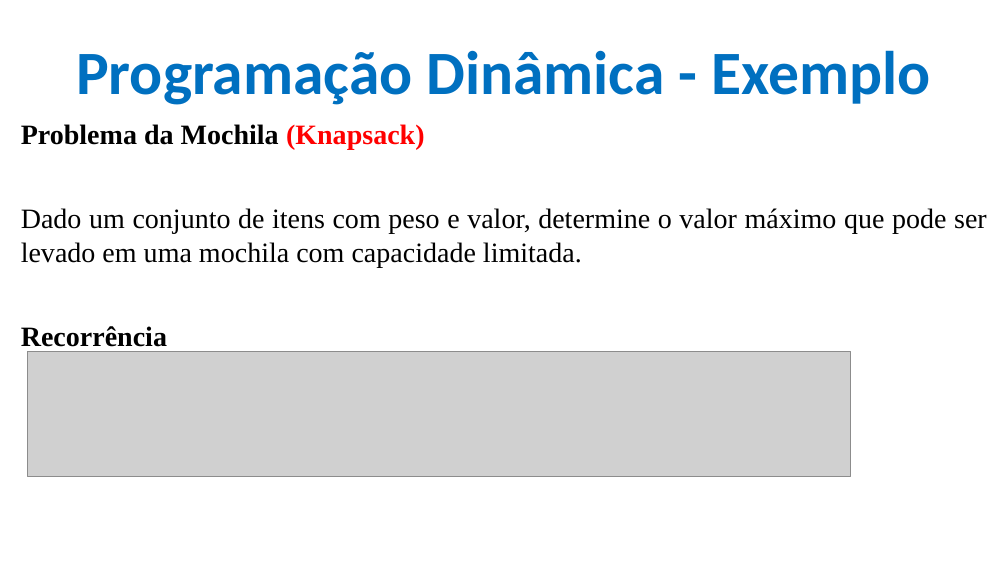
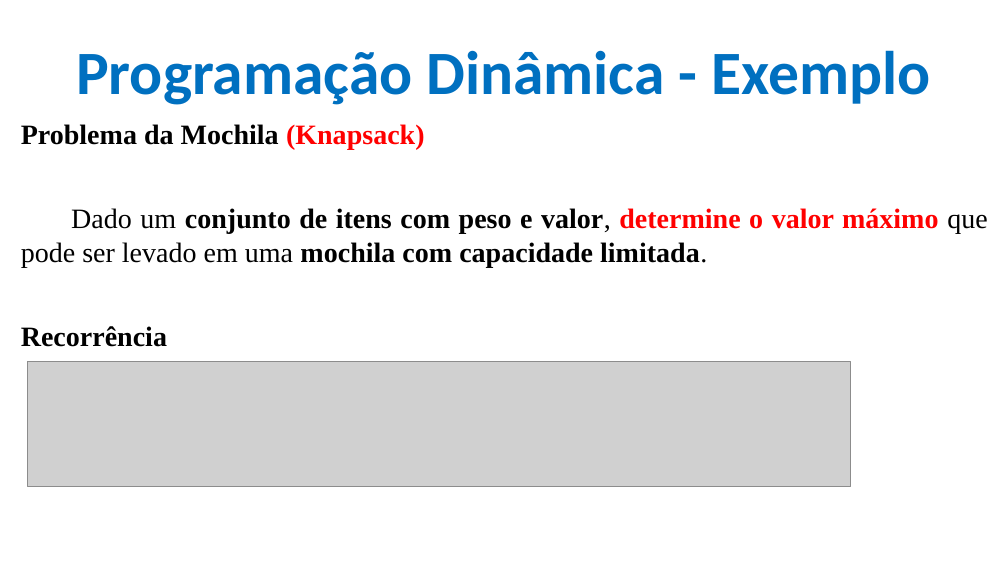
Before and after one commit to CloudEducationBrazil/WydenAlgoritmosEComplexidade, a slide deck: slide 12 of 01 Classes/Aula 09 - Algoritmos e Complexidade - Programação Dinâmica.pptx. Drawn at 1008x567 pixels with LibreOffice and Linux fonts; fonts in the diff are those of the drawing; grey boxes stand for pictures; background and template pictures are left out. Boxes give left, top, right and bottom in pixels: in the first picture for what was removed or moved away, otherwise in the second. Text is boxed around its words. In the diff, an @@ line names an element or a change of style, - is before the commit and + after.

```diff
--- a/01 Classes/Aula 09 - Algoritmos e Complexidade - Programação Dinâmica.pptx
+++ b/01 Classes/Aula 09 - Algoritmos e Complexidade - Programação Dinâmica.pptx
@@ text at <box>21,208,987,267</box>: text colour #000000 to #FF0000 in "determine o valor máximo"; bold on in "conjunto de itens com peso e valor, ..." @@
@@ picture: place and size @@
-picture at <box>28,351,851,476</box>
+picture at <box>28,362,851,487</box>
```
Also in this commit, not shown: 7 other slides changed, 3 other files.
